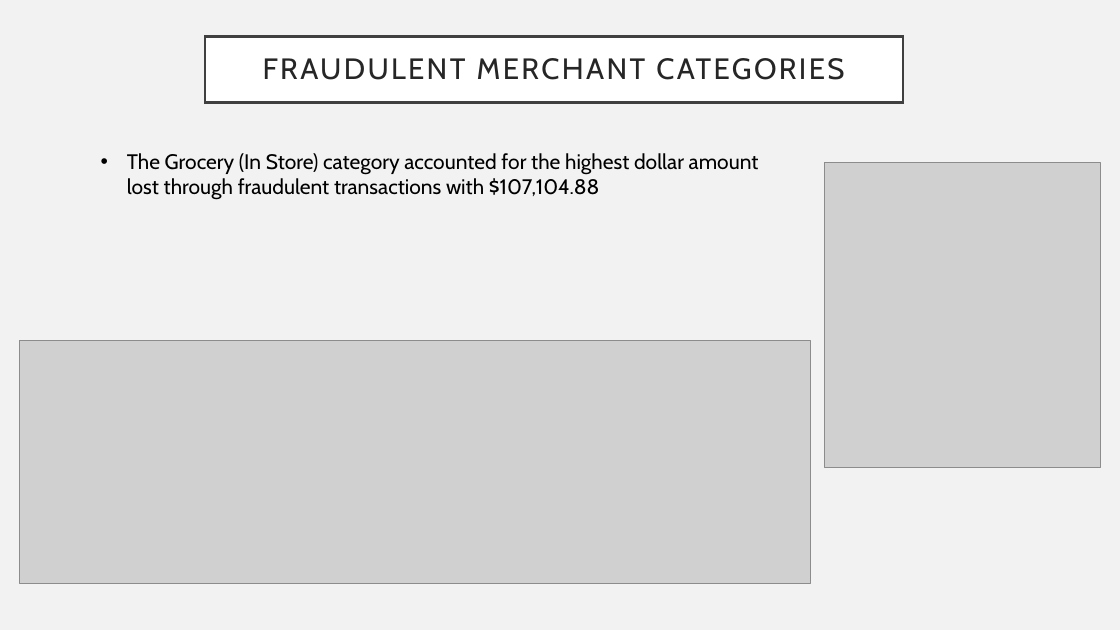
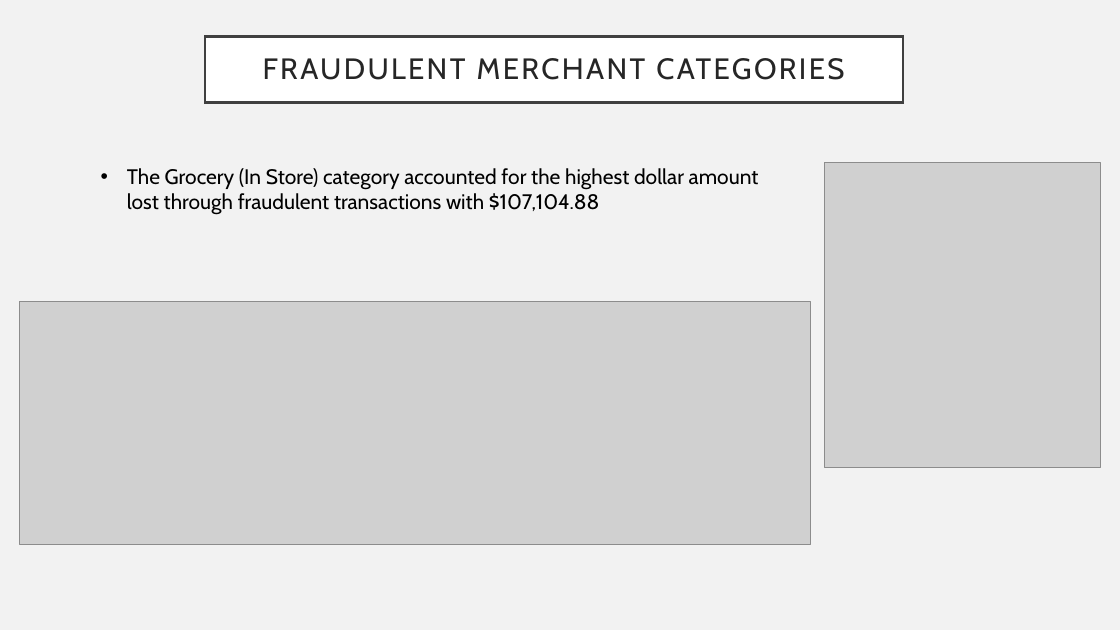
Before and after one commit to Atlkells/Project_1_Group_3, a slide deck: slide 9 of slide_deck_template.pptx. Drawn at 1120x630 pixels with LibreOffice and Linux fonts; fonts in the diff are those of the drawing; grey boxes stand for pictures. Boxes give left, top, right and bottom in pixels: in the first picture for what was removed or moved away, otherwise in the second. Text is boxed around its words. In the diff, an @@ line names an element or a change of style, - is before the commit and + after.

Commit message:
updated code and slide deck

```diff
--- a/slide_deck_template.pptx
+++ b/slide_deck_template.pptx
@@ text "The Grocery (In Store) category ...": place and size @@
-text "The Grocery (In Store) category ..." at [127,153,759,200]
+text "The Grocery (In Store) category ..." at [127,168,759,215]
@@ picture: place and size @@
-picture at [20,340,811,583]
+picture at [20,301,811,544]
```
Also in this commit, not shown: 1 other file.
